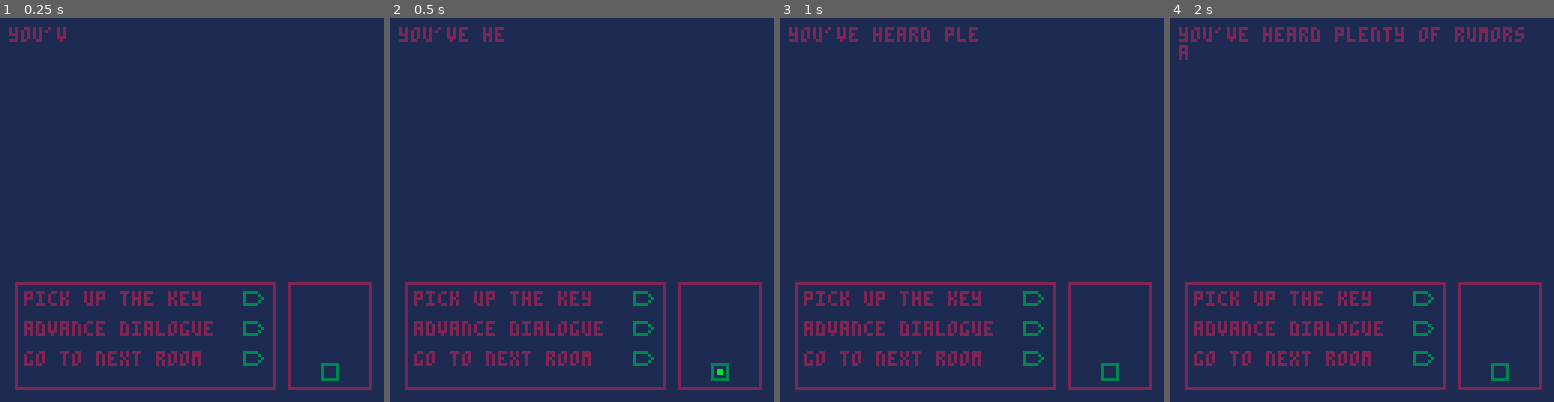
Above: before the commit, frames 1-4 (left to right).
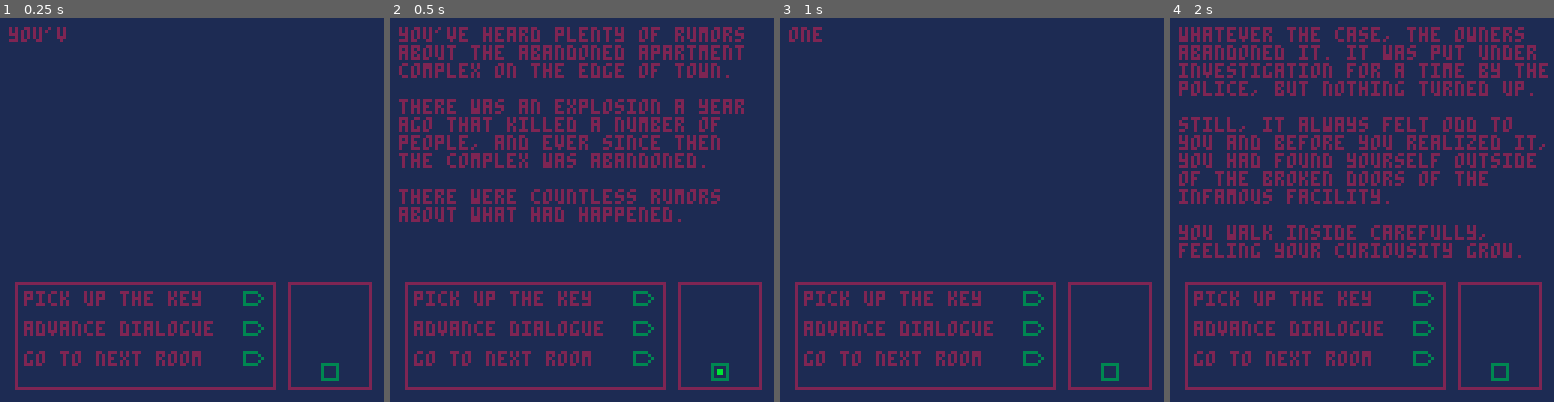
Above: after the commit, the same moments.

Repository: NeoTheSilent/A-Forgotten-Journal
Game: PICO-8 cartridge evastory.p8
The game is run twice, just before and just after one commit, with the same random seed, the same clock (stepped at 60 frames per second) and the same inputs.
Inputs:
- Up to frame 1 (0.25 s): no input
- Up to frame 2 (0.5 s): tap X (X key) at 0.33 s
- Up to frame 3 (1 s): tap O (Z key) at 0.7 s
- Up to frame 4 (2 s): tap X (X key) at 1.07, 1.85 s; tap O (Z key) at 1.7 s

Frame 1 is identical in both runs. In frame 2, 12% of the frame differs, in the area x 2-93%, y 2-54%; in frame 3, 0.7%; in frame 4, 15%, in the area x 2-99%, y 2-63%.

Commit message:
v1.3
Small Update - Added ability to skip text by pressing X. Title Screen, and more efficient text scrolling will be next so I don't have to manually add \n and spaces to properly make it look great.

Diff:
--- a/evastory.p8
+++ b/evastory.p8
@@ -9,7 +9,7 @@
 		player = {}
 			 player.item1 = 0
 			 player.room  = 2
-		//info for any events
+		//info for the events
 		triggers = {
 				key=0,
 		}
@@ -41,7 +41,8 @@
 							dialogue = {
 									"you've heard plenty of rumors\nabout the abandoned apartment\ncomplex on the edge of town.\n          \nthere was an explosion a year\nago that killed a number of\npeople, and ever since then\nthe complex was abandoned.\n          \nthere were countless rumors\nabout what had happened.",
 									"one rumor had it that it was a\ndrug operation that went south.\n          \nanother rumor had it that\nit wa …(225 unchanged characters)…
-							  "whatever the case, the owners\nabandoned it. it wa …(263 unchanged characters)… refully,\nfeeling your curiousity grow."
+							  "whatever the case, the owners\nabandoned it. it wa …(263 unchanged characters)… refully,\nfeeling your curiousity grow.",
+							  "you venture inside the facility."
 							},
 							choice = {
 									"pick up the key",
@@ -120,6 +121,11 @@
 		if textscroll < #currentdialogue
 		then
 				textscroll+=0.5
+				//skip dialogue button
+				if btnp(5)
+				then
+						textscroll = #currentdialogue
+				end
 		end
 		//blinking ui code
 		if blinktimer > 0
